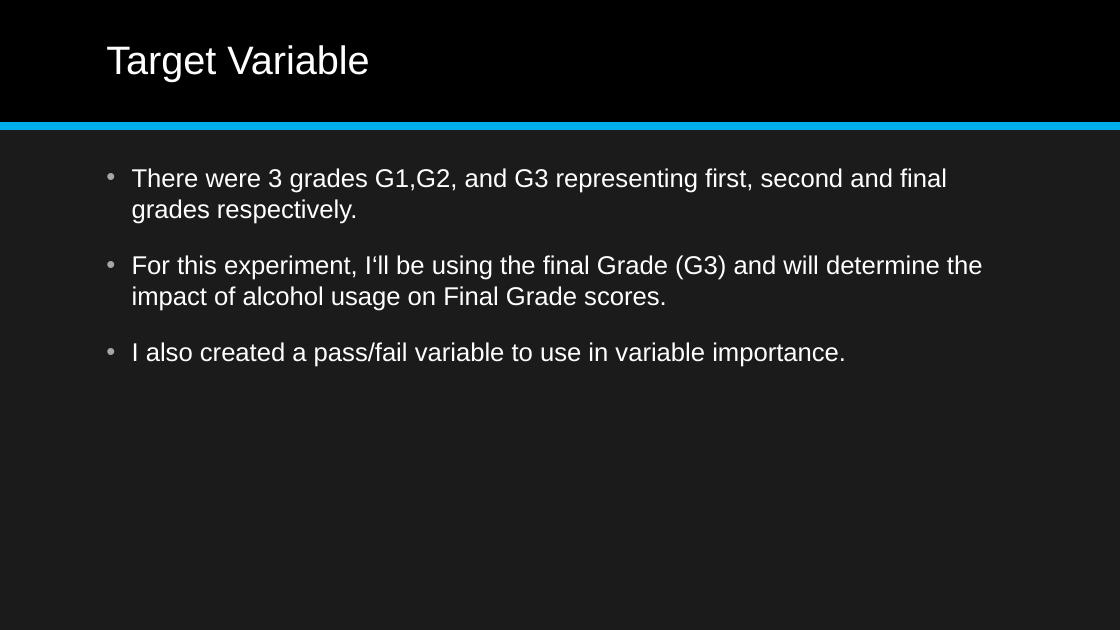
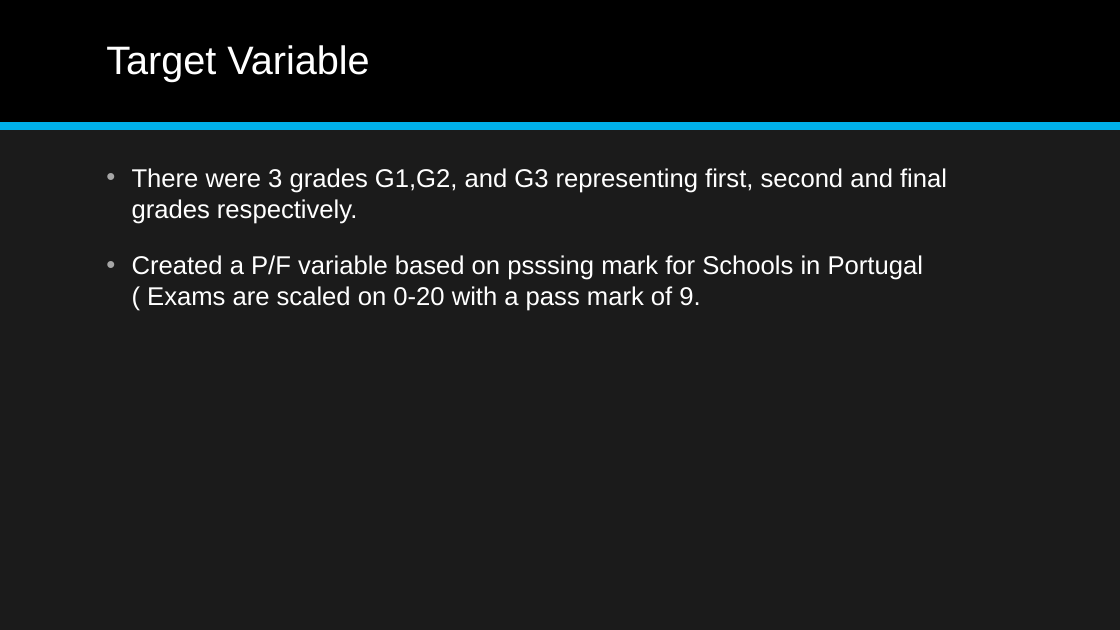
Before and after one commit to aajunwa/capstone, a slide deck: slide 5 of Student Alcohol Consumption Data Science Project.pptx. Drawn at 1120x630 pixels with LibreOffice and Linux fonts; fonts in the diff are those of the drawing. Boxes give left, top, right and bottom in pixels: in the first picture for what was removed or moved away, otherwise in the second. Text is boxed around its words. In the diff, an @@ line names an element or a change of style, - is before the commit and + after.

```diff
--- a/Student Alcohol Consumption Data Science Project.pptx
+++ b/Student Alcohol Consumption Data Science Project.pptx
@@ text at [132, 255, 923, 311]: text changed @@
-• For this experiment, I‘ll be using the final Grade (G3) and will determine the impact of alcohol usage on Final Grade scores.
-• I also created a pass/fail variable to use in variable importance.
+• Created a P/F variable based on psssing mark for Schools in Portugal ( Exams are scaled on 0-20 with a pass mark of 9.
```
Also in this commit, not shown: 3 other slides changed, 6 slides added, 3 slides removed, 7 other files.
